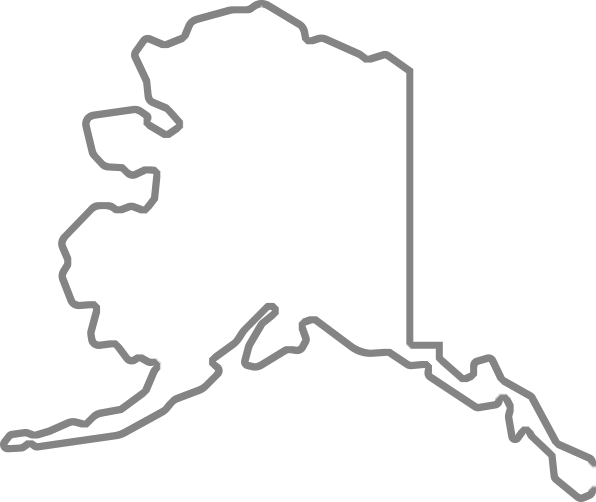
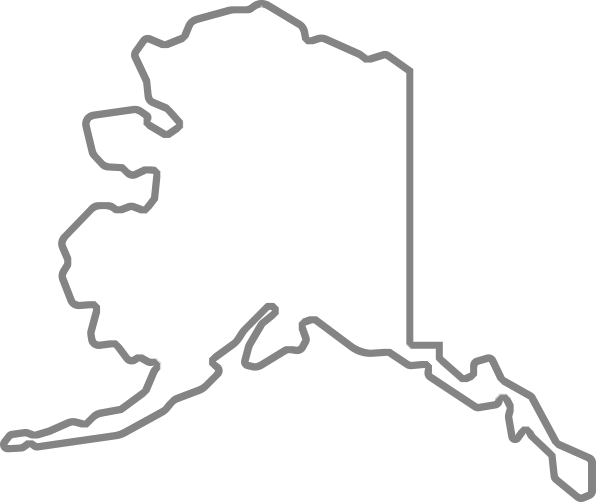
The second (596, 502) image is a revision of the first. Changes to its layers:
painted on "Levels 1" over [587, 461, 596, 492]
